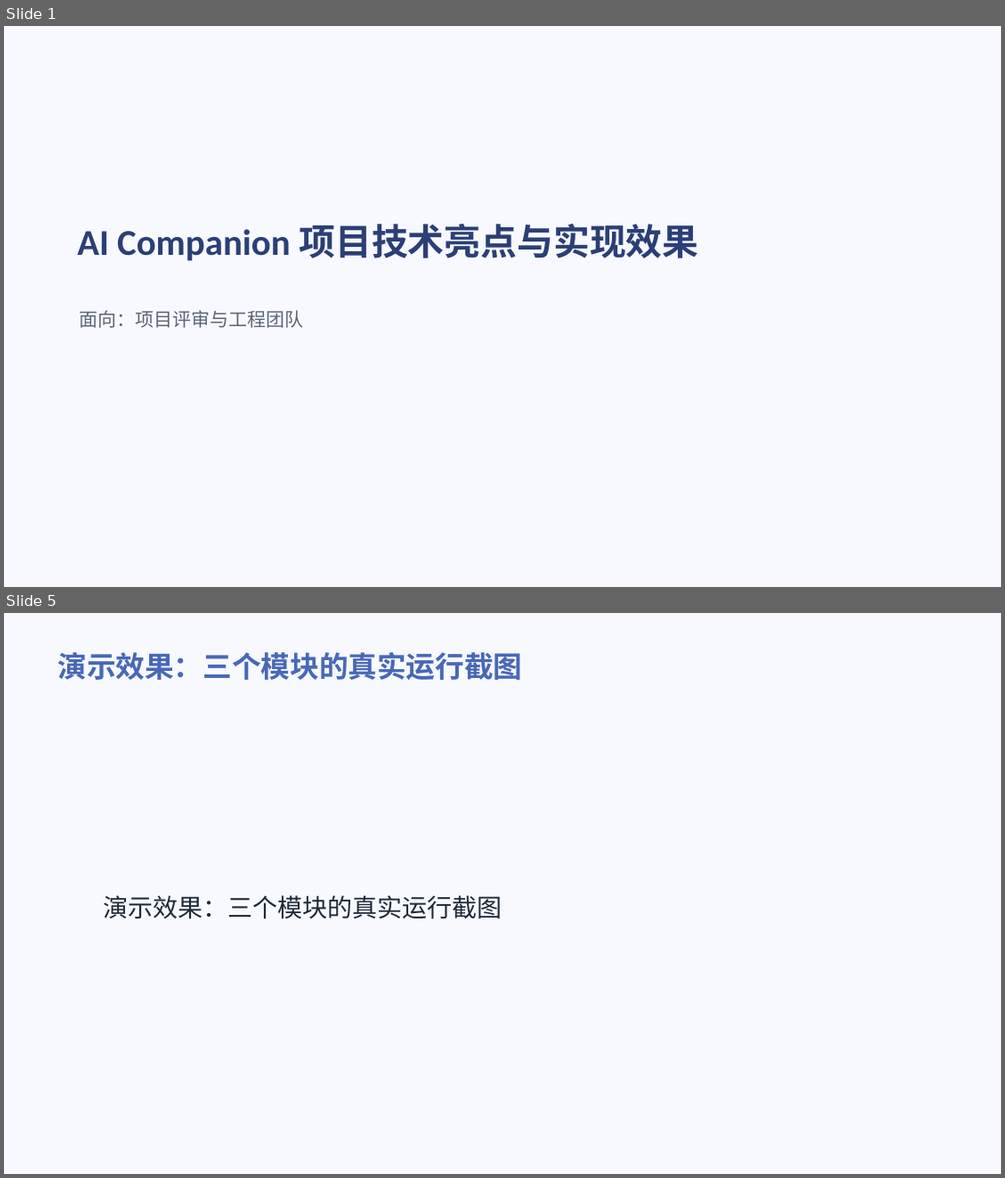
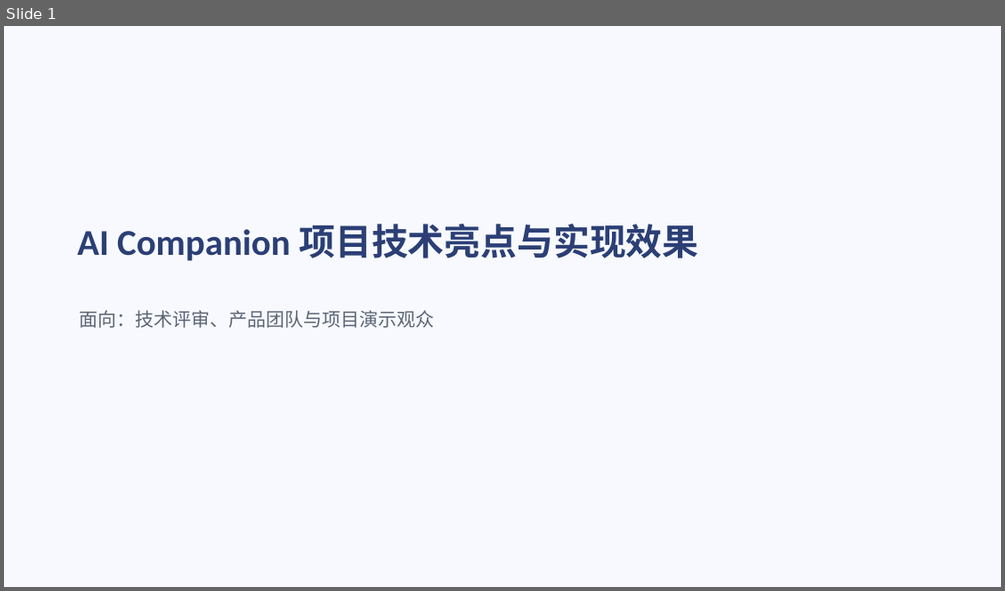
Before and after one commit to bamboo-ye/ai-companion, a slide deck: docs/demo/ai-companion-overview.pptx. Shown one above the other, each under a label of ours: slides 1 and 5 before the commit, slide 1 after it; the slides between them are not shown. The pictures are 1005x1178 and 1005x591 pixels, drawn with LibreOffice and Linux fonts; fonts in the diff are those of the drawing. Boxes give left, top, right and bottom in pixels: in the first picture for what was removed or moved away, otherwise in the second. Text is boxed around its words. In the diff, an @@ line names an element or a change of style, - is before the commit and + after.

```diff
--- a/docs/demo/ai-companion-overview.pptx
+++ b/docs/demo/ai-companion-overview.pptx
@@ slide 5 removed at box(4, 613, 1001, 1174), background #F7F9FF @@
@@ title removed at box(57, 652, 522, 680) @@
-演示效果：三个模块的真实运行截图
@@ text removed at box(104, 895, 502, 919) @@
-演示效果：三个模块的真实运行截图
@@ slide 1 changed as well @@
@@ subtitle at box(80, 310, 435, 328): text changed @@
-面向：项目评审与工程团队
+面向：技术评审、产品团队与项目演示观众
```
Also in this commit, not shown: 7 slides added, 5 other slides removed, 11 other files.
